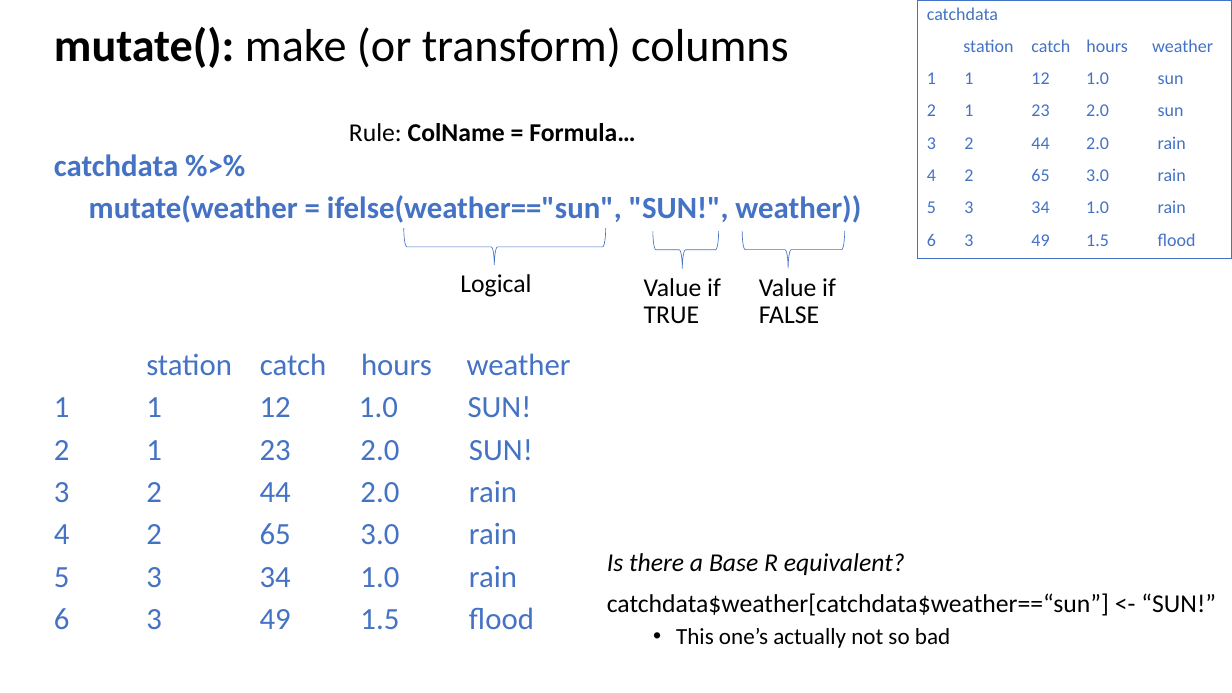
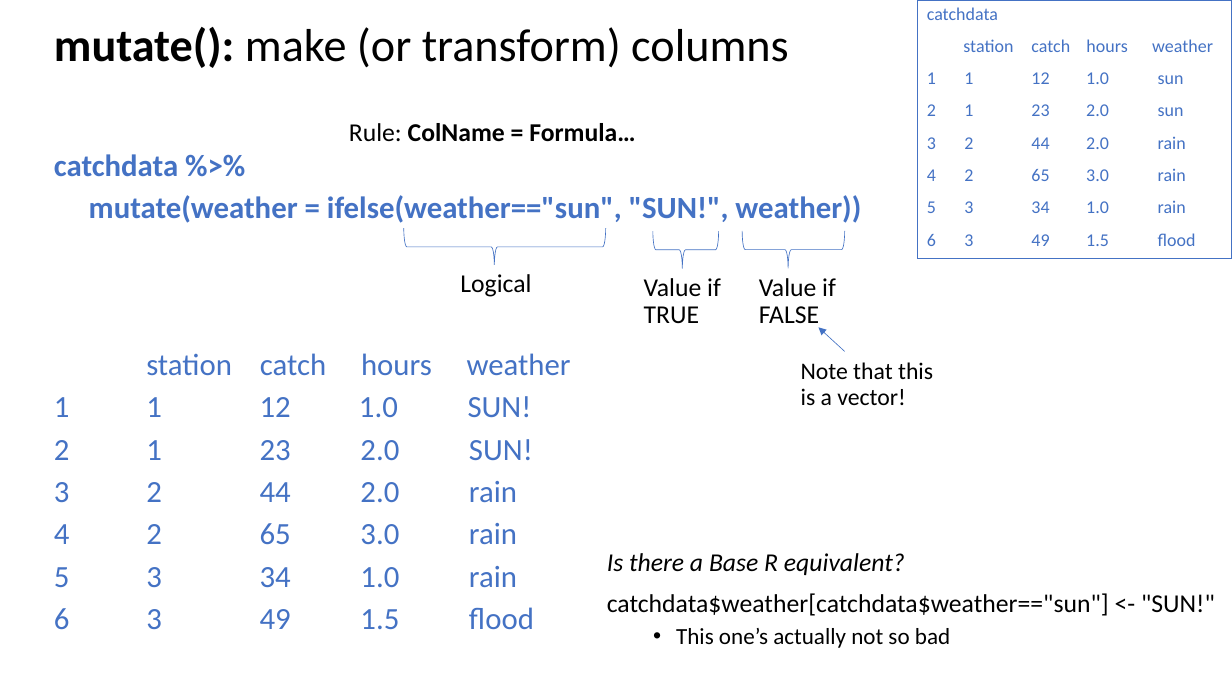
Before and after one commit to justinpriest/ADFG_R_Intro_Workshop, a slide deck: slide 17 of presentations/6 - Data Manipulation with tidyverse.pptx. Drawn at 1232x693 pixels with LibreOffice and Linux fonts; fonts in the diff are those of the drawing. Boxes give left, top, right and bottom in pixels: in the first picture for what was removed or moved away, otherwise in the second. Text is boxed around its words. In the diff, an @@ line names an element or a change of style, - is before the commit and + after.

```diff
--- a/presentations/6 - Data Manipulation with tidyverse.pptx
+++ b/presentations/6 - Data Manipulation with tidyverse.pptx
@@ arrow added from (845, 351) to (819, 327), #4472C4 0.5 pt @@
@@ rectangle added at bbox=[792, 355, 950, 423], outline #FFFFFF 0.75 pt, 18.5 pt, text #000000 @@
+Note that this is a vector!
@@ text in rectangle at bbox=[607, 593, 1215, 616]: text changed @@
-catchdata$weather[catchdata$weather==“sun”] <- “SUN!”
+catchdata$weather[catchdata$weather=="sun"] <- "SUN!"
```
Also in this commit, not shown: 3 other slides changed, 1 slide added, 4 other files.
